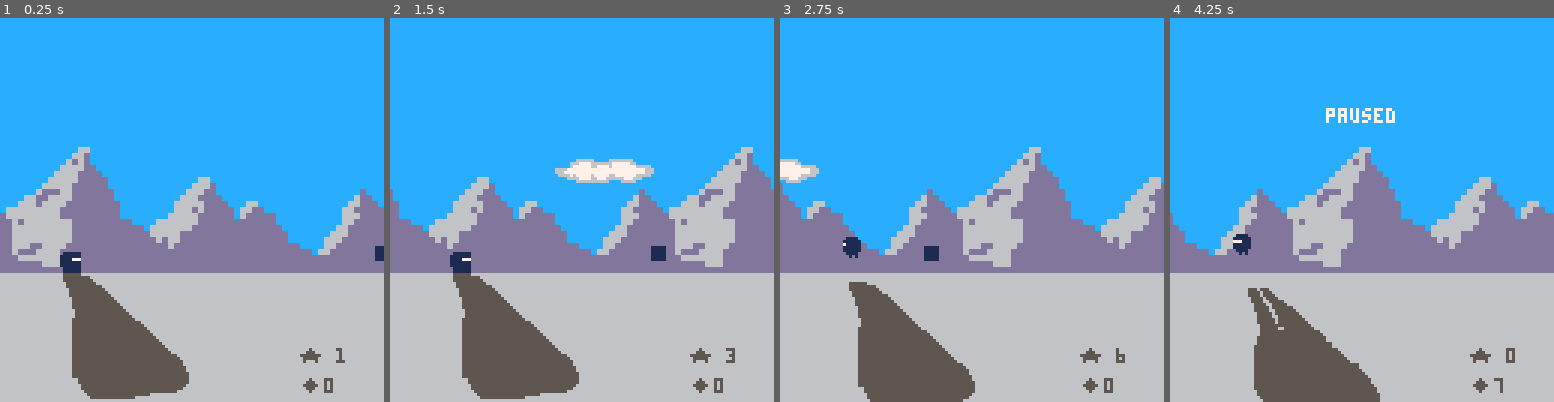
Above: before the commit, frames 1-4 (left to right).
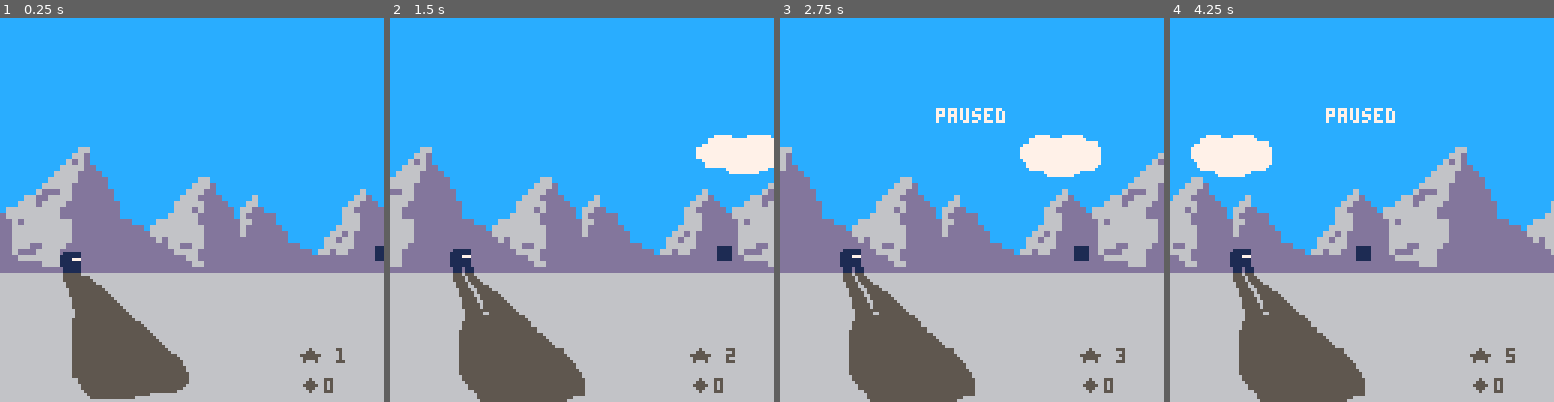
Above: after the commit, the same moments.

Repository: oliverruoff/Pico-Dodge
Game: PICO-8 cartridge pico-dodge.p8
Same seed, same stepped clock (60 frames per second), same inputs: the game is played once before the commit and once after it.
Inputs:
- Up to frame 1 (0.25 s): no input
- Up to frame 2 (1.5 s): tap X (X key) at 0.33, 1.07 s; tap O (Z key) at 0.7 s
- Up to frame 3 (2.75 s): tap O (Z key) at 1.7, 2.1, 2.5 s; tap X (X key) at 1.85 s; hold Up 2.15-2.42 s
- Up to frame 4 (4.25 s): tap O (Z key) every 0.4 s from 2.9 to 4.1 s; tap X (X key) at 2.97, 4.08 s; hold Down 3.63-3.97 s

The runs differ from the first frame. In frame 1, 1.0% of the frame differs, in the area x 45-96%, y 44-65%; in frame 2, 18%, in the area x 0-100%, y 30-100%; in frame 3, 15%; in frame 4, 17%.

Commit message:
cloud sprite adjustment

Diff:
--- a/pico-dodge.p8
+++ b/pico-dodge.p8
@@ -25,8 +25,8 @@
 end
 
 function _update()
-		-- 🅾️ pressed pressed
-		if btn(🅾️) then
+		-- ❎ pressed pressed
+		if btnp(❎) then
 		  -- if currently gameover
 		  -- resetting the game
 				if game_over then
Not shown, changed: 27 lines of the sprite sheet (__gfx__) section of pico-dodge.p8
Not shown, changed: README.md
Not shown, changed: pico-dodge.p8.html
Not shown, changed: pico-dodge.p8.js
Not shown, changed: pico-dodge.p8.png
